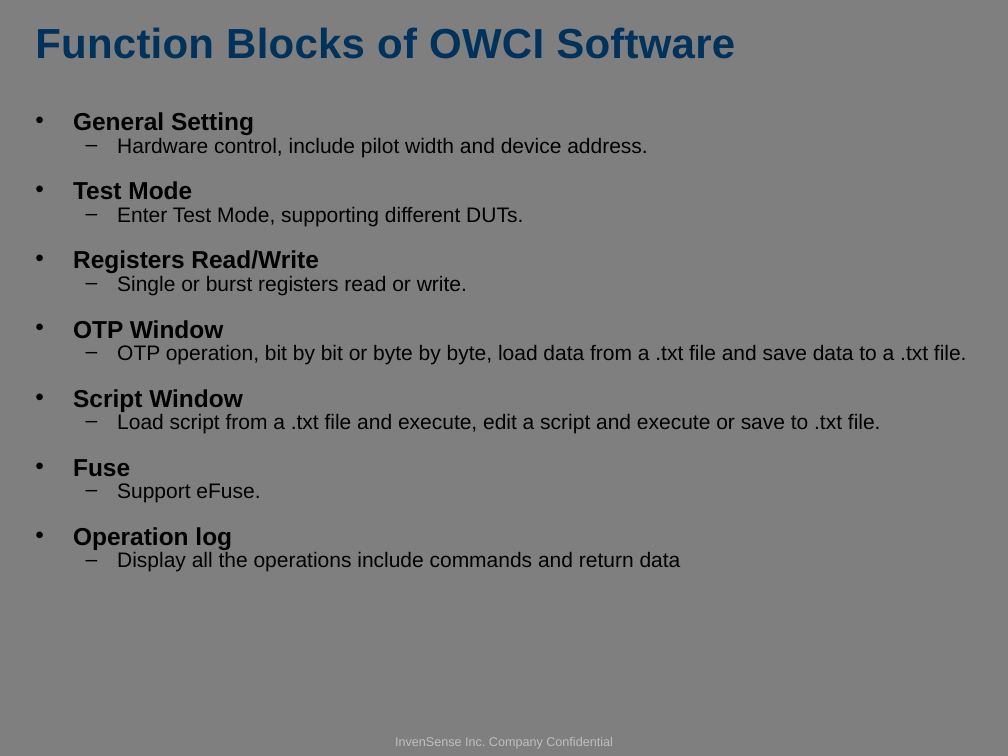
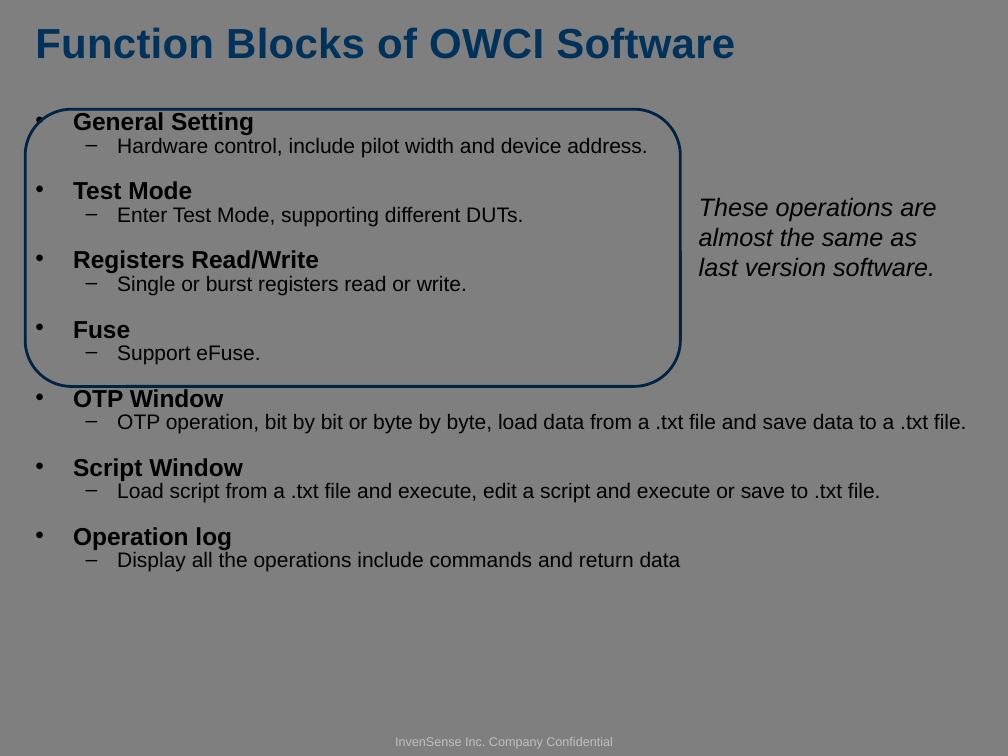
Before and after one commit to shJoshDing/DHIN_OWCTL_GUI, a slide deck: slide 2 of DesignDoc/OWCI Sofware Proposal.pptx (slide 1 before the commit). Drawn at 1008x756 pixels with LibreOffice and Linux fonts; fonts in the diff are those of the drawing; background and template pictures are left out. Boxes give left, top, right and bottom in pixels: in the first picture for what was removed or moved away, otherwise in the second. Text is boxed around its words. In the diff, an @@ line names an element or a change of style, - is before the commit and + after.

```diff
--- a/DesignDoc/OWCI Sofware Proposal.pptx
+++ b/DesignDoc/OWCI Sofware Proposal.pptx
@@ rounded rectangle added at (25, 109, 680, 386), outline #002543 2 pt @@
@@ text added at (699, 198, 936, 276), 18 pt, text #000000, italic @@
+  These operations are almost the same as last version software.
@@ text at (117, 345, 260, 365): paragraphs added @@
+• Fuse
+  – Support eFuse.
@@ text at (117, 483, 260, 503): paragraphs removed @@
-• Fuse
-  – Support eFuse.
```
Also in this commit, not shown: 5 other slides changed, 17 other files.
